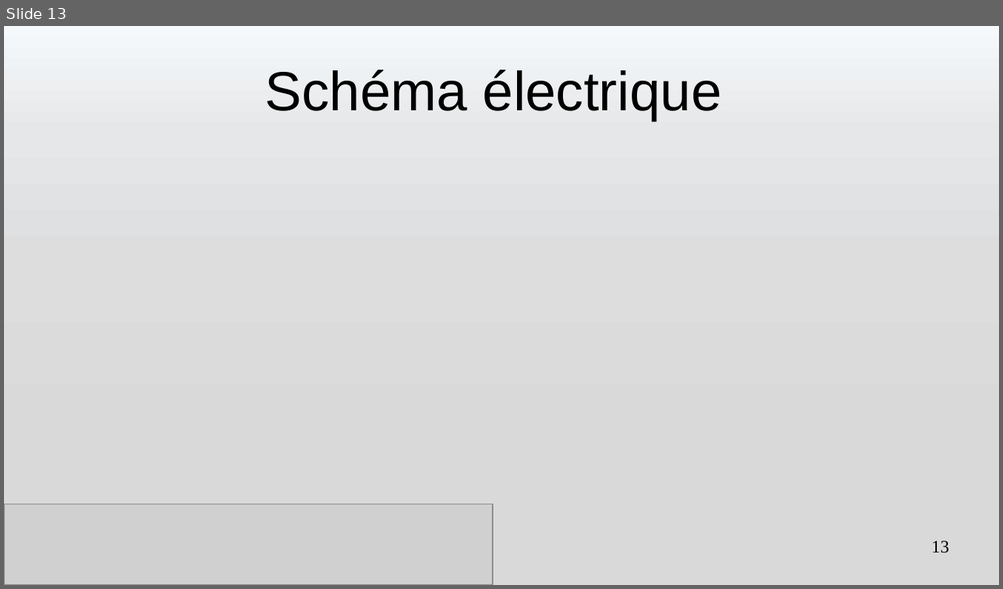
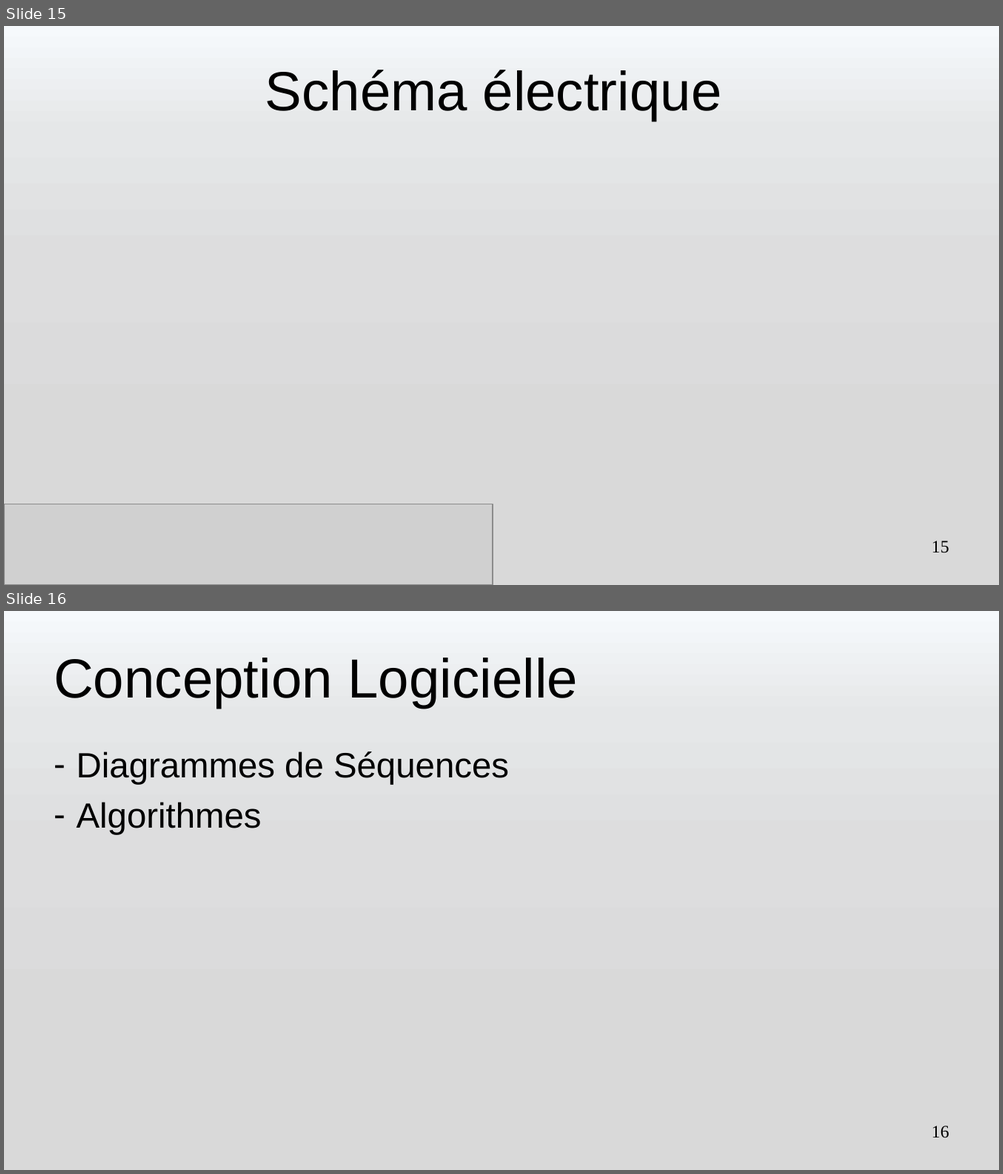
Before and after one commit to romain327/machine-turing, a slide deck: presentation/Presentation Machine de Turing.pptx. Shown one above the other, each under a label of ours: slide 13 before the commit, slides 15 and 16 after it. The pictures are 1003x589 and 1003x1174 pixels, drawn with LibreOffice and Linux fonts; fonts in the diff are those of the drawing; grey boxes stand for pictures. Boxes give left, top, right and bottom in pixels: in the first picture for what was removed or moved away, otherwise in the second. Text is boxed around its words. In the diff, an @@ line names an element or a change of style, - is before the commit and + after.

```diff
--- a/presentation/Presentation Machine de Turing.pptx
+++ b/presentation/Presentation Machine de Turing.pptx
@@ slide 16 added at (4, 611, 999, 1170), background gradient #F6F9FC to #E5E7E8 to #DDDDDE to #D9D9D9 @@
@@ title added at (54, 658, 578, 708), 44 pt, text #000000 @@
+Conception Logicielle
@@ subtitle added at (77, 752, 509, 835), 28 pt, text #000000 @@
+– Diagrammes de Séquences
+– Algorithmes
@@ page number added at (931, 1126, 949, 1139), 14 pt, text #000000 @@
+16
@@ what was slide 13 is now slide 15 @@
@@ page number at (931, 541, 949, 554): text changed @@
-13
+15
```
Also in this commit, not shown: 3 slides changed, 9 other slides added, 2 slides removed, 6 other files.
